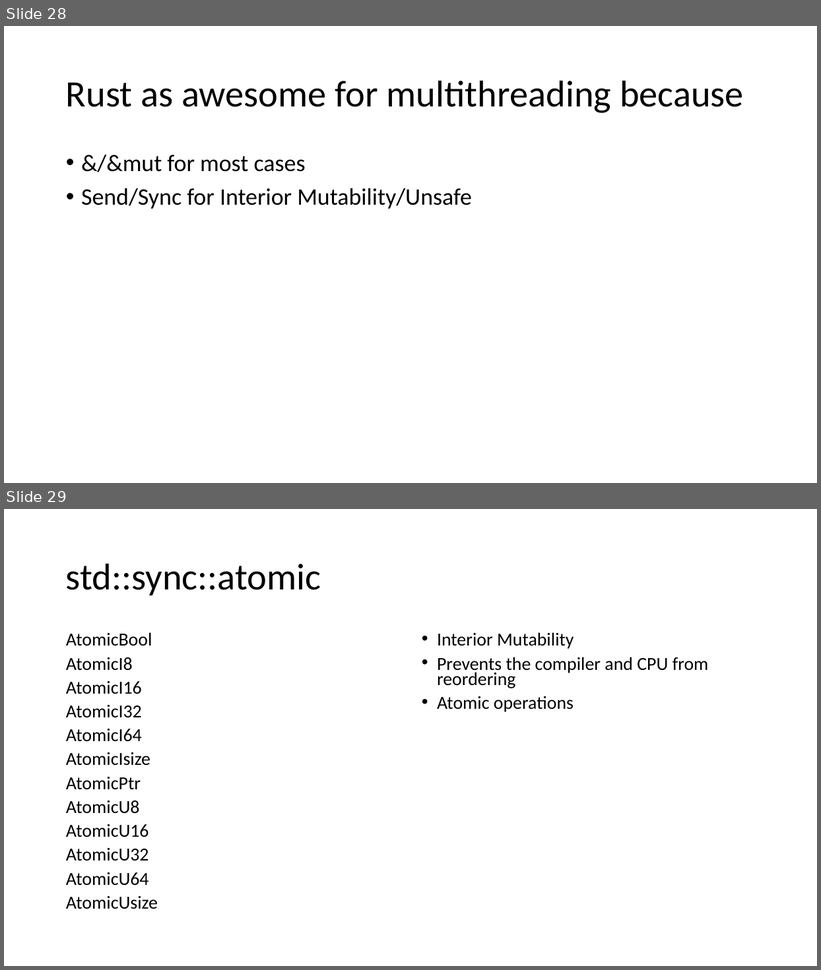
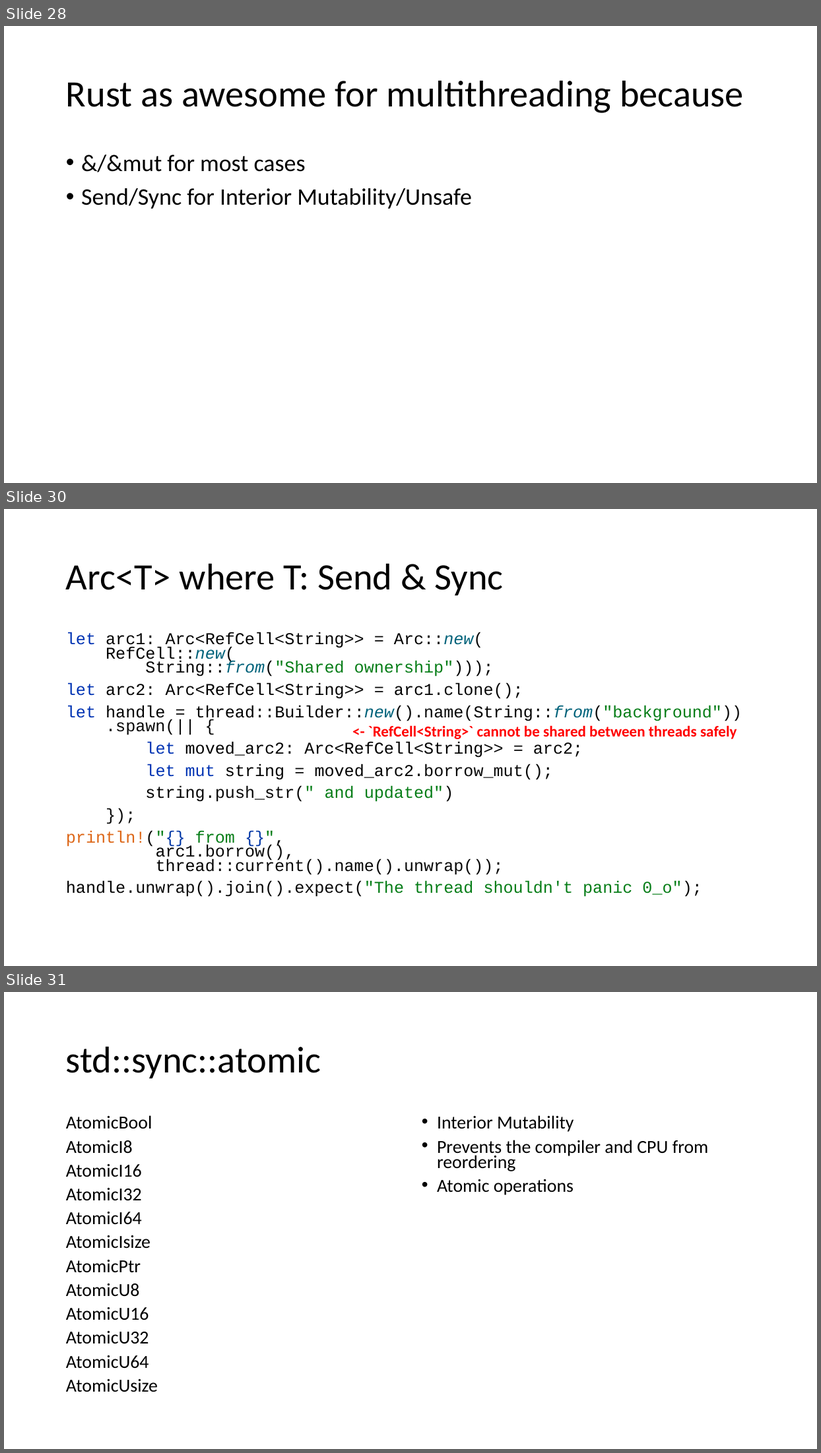
Before and after one commit to kugushev/course-rust-basics, a slide deck: src/11-Multithreading/11-Multithreading.pptx. Shown one above the other, each under a label of ours: slides 28 and 29 before the commit, slides 28, 30 and 31 after it; the slides between them are not shown. The pictures are 821x970 and 821x1453 pixels, drawn with LibreOffice and Linux fonts; fonts in the diff are those of the drawing. Boxes give left, top, right and bottom in pixels: in the first picture for what was removed or moved away, otherwise in the second. Text is boxed around its words. In the diff, an @@ line names an element or a change of style, - is before the commit and + after.

```diff
--- a/src/11-Multithreading/11-Multithreading.pptx
+++ b/src/11-Multithreading/11-Multithreading.pptx
@@ slide 30 added at bbox=[4, 509, 817, 966], background #FFFFFF @@
@@ title added at bbox=[66, 563, 504, 595], 44 pt, text #000000 @@
+Arc<T> where T: Send & Sync
@@ text added at bbox=[66, 632, 743, 897], 19.6 pt, text #080808 @@
+let arc1: Arc<RefCell<String>> = Arc::new(
+RefCell::new(
+String::from("Shared ownership")));
+let arc2: Arc<RefCell<String>> = arc1.clone();
+let handle = thread::Builder::new().name(String::from("background"))
+.spawn(|| {
+let moved_arc2: Arc<RefCell<String>> = arc2;
+let mut string = moved_arc2.borrow_mut();
+string.push_str(" and updated")
+});
+println!("{} from {}",
+arc1.borrow(),
+thread::current().name().unwrap());
+handle.unwrap().join().expect("The thread shouldn't panic 0_o");
@@ text added at bbox=[368, 725, 737, 739], 18 pt, text #FF0000, bold @@
+<- `RefCell<String>` cannot be shared between threads safely
@@ what was slide 29 is now slide 31 @@
```
Also in this commit, not shown: 11 other slides added, 2 slides removed, 1 other file.
